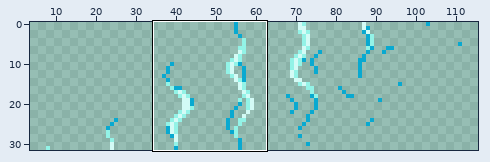
Two states of a pixel-art file, Assets/Art/Sprites/P_Electricity.aseprite. Above, an overview of the earlier version with the close-up marked.
Close-up. First the earlier version:
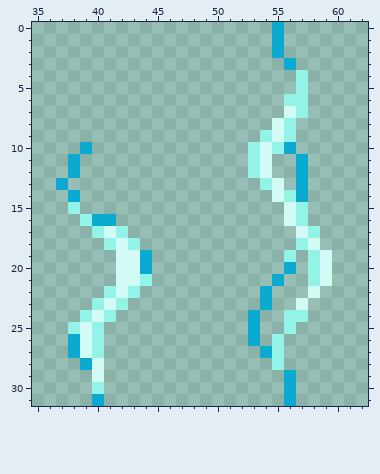
128x32 pixels, 1 frame. Shown: x 35..62, y 0..31. The wide view leaves out empty margins.
And afterwards:
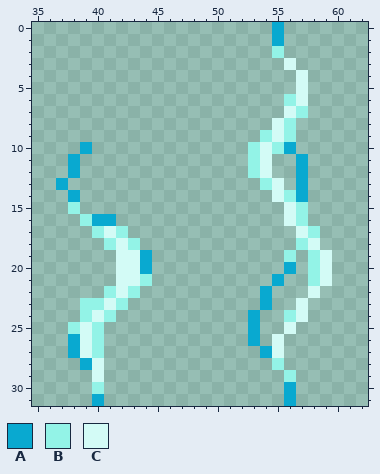
Palette (. is transparent): A #09a9d0  B #93f3e7  C #d3fbf6
Changes in this commit:
The author put colour B in row 23 at x 39.
Colour A becomes colour B in row 2 at x 55; in row 29 at x 56.
Colour A becomes colour C in row 3 at x 56.
Colour B becomes colour C in rows 4 to 6 at x 57; in row 24 at x 57; in row 25 at x 56; in rows 26 to 27 at x 55.
Where, in picture pixels (left, top, right, bottom), the same in both close-ups:
changed: (272, 46, 308, 106)
added: (80, 298, 92, 310)
changed: (272, 310, 308, 382)
